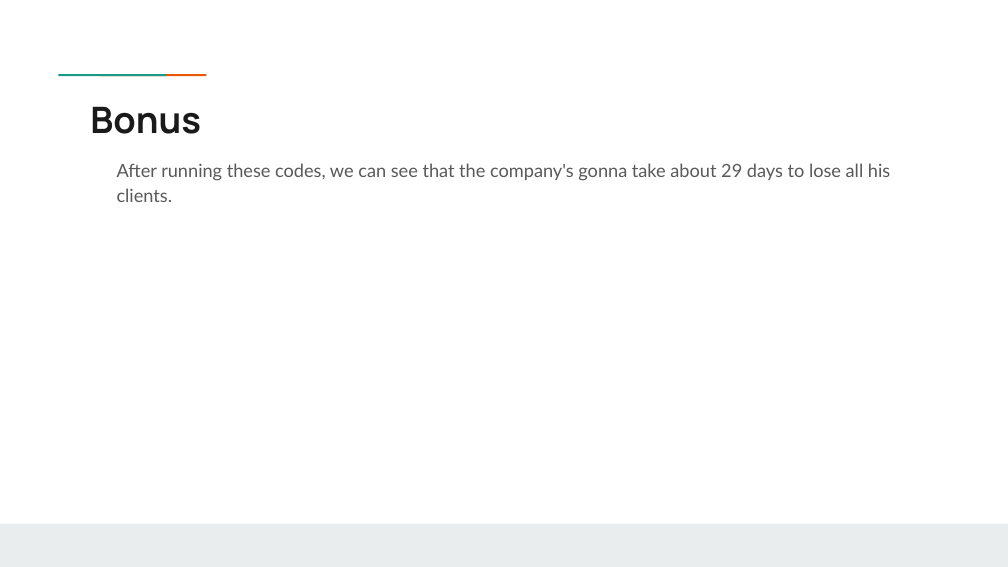
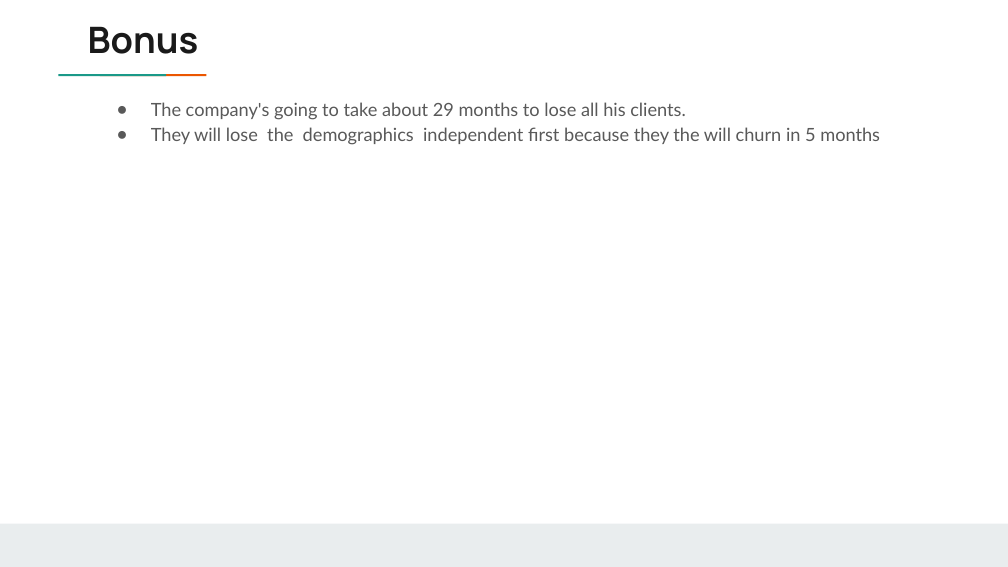
Before and after one commit to Chvava11/Bi_project_customer_churn, a slide deck: slide 9 of Result/Vanessa’s project .pptx. Drawn at 1008x567 pixels with LibreOffice and Linux fonts; fonts in the diff are those of the drawing; background and template pictures are left out. Boxes give left, top, right and bottom in pixels: in the first picture for what was removed or moved away, otherwise in the second. Text is boxed around its words. In the diff, an @@ line names an element or a change of style, - is before the commit and + after.

```diff
--- a/Result/Vanessa’s project .pptx
+++ b/Result/Vanessa’s project .pptx
@@ title "Bonus": place and size @@
-title "Bonus" at (90,106,201,134)
+title "Bonus" at (88,26,199,54)
@@ text at (151,102,880,145): text changed @@
-After running these codes, we can see that the company's gonna take about 29 days to lose all his clients.
+● The company's going to take about 29 months to lose all his clients.
+● They will lose the demographics independent first because they the will churn in 5 months
```
Also in this commit, not shown: 3 other slides changed, 1 slide added, 1 slide removed, 1 other file.
